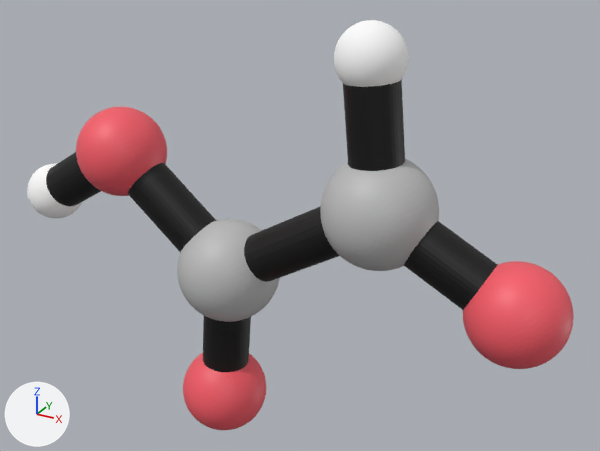
What one commit did to the glTF model Glioxilico.glb.
Camera for both pictures: a camera (50 mm lens) standing at (3.17, -5.13, 4.67) and looking at (0.24, 0.21, 2.0). Arrows for +X, +Y and +Z are at lower left; the lights stay in place. The first picture is the older version. Where no turn or scale is listed for an object, it has been applied to the vertices. Vertices at exactly the same position are counted once.

Before the edit, the objects in view are built like this:
```python
ob_mesh_0 = bpy.data.objects.new('Mesh_0', me_mesh_0)
ob_mesh_0.location = (0.0, 0.0, 1.851)
ob_mesh_1 = bpy.data.objects.new('Mesh_1', me_mesh_1)
ob_mesh_1.location = (0.0, 0.0, 1.851)
ob_mesh_2 = bpy.data.objects.new('Mesh_2', me_mesh_2)
ob_mesh_2.location = (0.0, 0.0, 1.851)
ob_mesh_3 = bpy.data.objects.new('Mesh_3', me_mesh_3)
ob_mesh_3.location = (0.0, 0.0, 1.851)
ob_mesh_4 = bpy.data.objects.new('Mesh_4', me_mesh_4)
ob_mesh_4.location = (0.0, 0.0, 1.851)
ob_mesh_5 = bpy.data.objects.new('Mesh_5', me_mesh_5)
ob_mesh_5.location = (0.0, 0.0, 1.851)
ob_mesh_7 = bpy.data.objects.new('Mesh_7', me_mesh_7)
ob_mesh_7.location = (0.0, 0.0, 1.851)
# also in view: 'Mesh_6' at (-2.18, 0.0, 1.92)
```
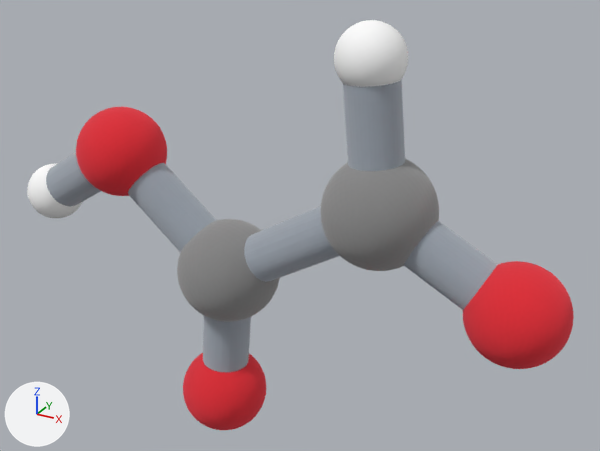
Changed parts and their boxes (x1, y1, x2, y2) in the pictures (600 x 451 px):
'Mesh_4', recoloured (darker)
    both: (320, 159, 439, 270)
'Mesh_2', recoloured (darker)
    both: (463, 261, 574, 369)
'Mesh_3', recoloured (darker)
    both: (177, 219, 280, 322)
'Mesh_0', recoloured (darker)
    both: (76, 107, 167, 196)
'Mesh_1', recoloured (darker)
    both: (183, 353, 266, 430)
part 1 of me_mesh_7, recoloured (black to grey)
    both: (46, 79, 498, 372)
part 2 of me_mesh_7, recoloured (black to light grey)
    both: (46, 79, 498, 372)

What changed in the scene script:
```text
Add mat_enlaces:
    mat_enlaces = bpy.data.materials.new('enlaces')
    mat_enlaces.use_nodes = True; mat_enlaces.node_tree.nodes.clear()
    _N = mat_enlaces.node_tree.nodes; _L = mat_enlaces.node_tree.links
    n0 = _N.new('ShaderNodeBsdfPrincipled'); n0.name = 'Principled BSDF'
    n0.inputs[1].default_value = 1.0  # 'Metallic'
    n0.inputs[2].default_value = 1.0  # 'Roughness'
    n1 = _N.new('ShaderNodeOutputMaterial'); n1.name = 'Material Output'
    n2 = _N.new('ShaderNodeVertexColor'); n2.name = 'Color Attribute'
    _L.new(n0.outputs[0], n1.inputs[0])  # 'BSDF' to 'Surface'
    _L.new(n2.outputs[0], n0.inputs[0])  # 'Color' to 'Base Color'
Add mat_atom_c2:
    mat_atom_c2 = bpy.data.materials.new('atom_C2')
    mat_atom_c2.use_nodes = True; mat_atom_c2.node_tree.nodes.clear()
    _N = mat_atom_c2.node_tree.nodes; _L = mat_atom_c2.node_tree.links
    n0 = _N.new('ShaderNodeBsdfPrincipled'); n0.name = 'Principled BSDF'
    n0.inputs[1].default_value = 1.0  # 'Metallic'
    n0.inputs[2].default_value = 1.0  # 'Roughness'
    n1 = _N.new('ShaderNodeOutputMaterial'); n1.name = 'Material Output'
    n2 = _N.new('ShaderNodeVertexColor'); n2.name = 'Color Attribute'
    _L.new(n0.outputs[0], n1.inputs[0])  # 'BSDF' to 'Surface'
    _L.new(n2.outputs[0], n0.inputs[0])  # 'Color' to 'Base Color'
Add mat_atom_c1:
    mat_atom_c1 = bpy.data.materials.new('atom_C1')
    mat_atom_c1.use_nodes = True; mat_atom_c1.node_tree.nodes.clear()
    _N = mat_atom_c1.node_tree.nodes; _L = mat_atom_c1.node_tree.links
    n0 = _N.new('ShaderNodeBsdfPrincipled'); n0.name = 'Principled BSDF'
    n0.inputs[1].default_value = 1.0  # 'Metallic'
    n0.inputs[2].default_value = 1.0  # 'Roughness'
    n1 = _N.new('ShaderNodeOutputMaterial'); n1.name = 'Material Output'
    n2 = _N.new('ShaderNodeVertexColor'); n2.name = 'Color Attribute'
    _L.new(n0.outputs[0], n1.inputs[0])  # 'BSDF' to 'Surface'
    _L.new(n2.outputs[0], n0.inputs[0])  # 'Color' to 'Base Color'
Add mat_atom_o3:
    mat_atom_o3 = bpy.data.materials.new('atom_O3')
    mat_atom_o3.use_nodes = True; mat_atom_o3.node_tree.nodes.clear()
    _N = mat_atom_o3.node_tree.nodes; _L = mat_atom_o3.node_tree.links
    n0 = _N.new('ShaderNodeBsdfPrincipled'); n0.name = 'Principled BSDF'
    n0.inputs[1].default_value = 1.0  # 'Metallic'
    n0.inputs[2].default_value = 1.0  # 'Roughness'
    n1 = _N.new('ShaderNodeOutputMaterial'); n1.name = 'Material Output'
    n2 = _N.new('ShaderNodeVertexColor'); n2.name = 'Color Attribute'
    _L.new(n0.outputs[0], n1.inputs[0])  # 'BSDF' to 'Surface'
    _L.new(n2.outputs[0], n0.inputs[0])  # 'Color' to 'Base Color'
Add mat_atom_o2:
    mat_atom_o2 = bpy.data.materials.new('atom_O2')
    mat_atom_o2.use_nodes = True; mat_atom_o2.node_tree.nodes.clear()
    _N = mat_atom_o2.node_tree.nodes; _L = mat_atom_o2.node_tree.links
    n0 = _N.new('ShaderNodeBsdfPrincipled'); n0.name = 'Principled BSDF'
    n0.inputs[1].default_value = 1.0  # 'Metallic'
    n0.inputs[2].default_value = 1.0  # 'Roughness'
    n1 = _N.new('ShaderNodeOutputMaterial'); n1.name = 'Material Output'
    n2 = _N.new('ShaderNodeVertexColor'); n2.name = 'Color Attribute'
    _L.new(n0.outputs[0], n1.inputs[0])  # 'BSDF' to 'Surface'
    _L.new(n2.outputs[0], n0.inputs[0])  # 'Color' to 'Base Color'
Add mat_atom_o1:
    mat_atom_o1 = bpy.data.materials.new('atom_O1')
    mat_atom_o1.use_nodes = True; mat_atom_o1.node_tree.nodes.clear()
    _N = mat_atom_o1.node_tree.nodes; _L = mat_atom_o1.node_tree.links
    n0 = _N.new('ShaderNodeBsdfPrincipled'); n0.name = 'Principled BSDF'
    n0.inputs[1].default_value = 1.0  # 'Metallic'
    n0.inputs[2].default_value = 1.0  # 'Roughness'
    n1 = _N.new('ShaderNodeOutputMaterial'); n1.name = 'Material Output'
    n2 = _N.new('ShaderNodeVertexColor'); n2.name = 'Color Attribute'
    _L.new(n0.outputs[0], n1.inputs[0])  # 'BSDF' to 'Surface'
    _L.new(n2.outputs[0], n0.inputs[0])  # 'Color' to 'Base Color'
Change me_mesh_0:
    where me_mesh_0.from_pydata(...)  # 1002 vertices, 2000 faces; spans x -1.733..-0.984, y -0.375..0.375, z 0.201..0.951
    remove me_mesh_0.materials.append(mat_defaultmaterial)
    add me_mesh_0.materials.append(mat_atom_o1)
Change me_mesh_1:
    where me_mesh_1.from_pydata(...)  # 1002 vertices, 2000 faces; spans x -0.783..-0.044, y -0.37..0.37, z -1.851..-1.111
    remove me_mesh_1.materials.append(mat_defaultmaterial_001)
    add me_mesh_1.materials.append(mat_atom_o2)
Change me_mesh_2:
    where me_mesh_2.from_pydata(...)  # 1002 vertices, 2000 faces; spans x 1.694..2.433, y -0.37..0.37, z -0.425..0.315
    remove me_mesh_2.materials.append(mat_defaultmaterial_002)
    add me_mesh_2.materials.append(mat_atom_o3)
Change me_mesh_3:
    where me_mesh_3.from_pydata(...)  # 1002 vertices, 2000 faces; spans x -0.745..0.104, y -0.425..0.425, z -0.713..0.137
    remove me_mesh_3.materials.append(mat_defaultmaterial_003)
    add me_mesh_3.materials.append(mat_atom_c1)
Change me_mesh_4:
    where me_mesh_4.from_pydata(...)  # 1002 vertices, 2000 faces; spans x 0.579..1.428, y -0.425..0.425, z 0.076..0.926
    remove me_mesh_4.materials.append(mat_defaultmaterial_004)
    add me_mesh_4.materials.append(mat_atom_c2)
Change me_mesh_7:
    where me_mesh_7.from_pydata(...)  # 974 vertices, 1944 faces; spans x -2.29..2.15, y -0.2..0.2, z -1.5..1.62
    remove me_mesh_7.materials.append(mat_material_0)  # white #ffffff
    me_mesh_7 part 1: all 1935 faces that had it switch from mat_defaultmaterial_005 to mat_enlaces
    me_mesh_7 part 2: 1935 faces centred in x -2.28..2.15, y -0.2..0.2, z -1.5..1.62 are repainted in the vertex colours; the middle colour goes from black #000000 to light grey #cad0d7
    add me_mesh_7.materials.append(mat_atom_o1_001)  # white #ffffff
```
